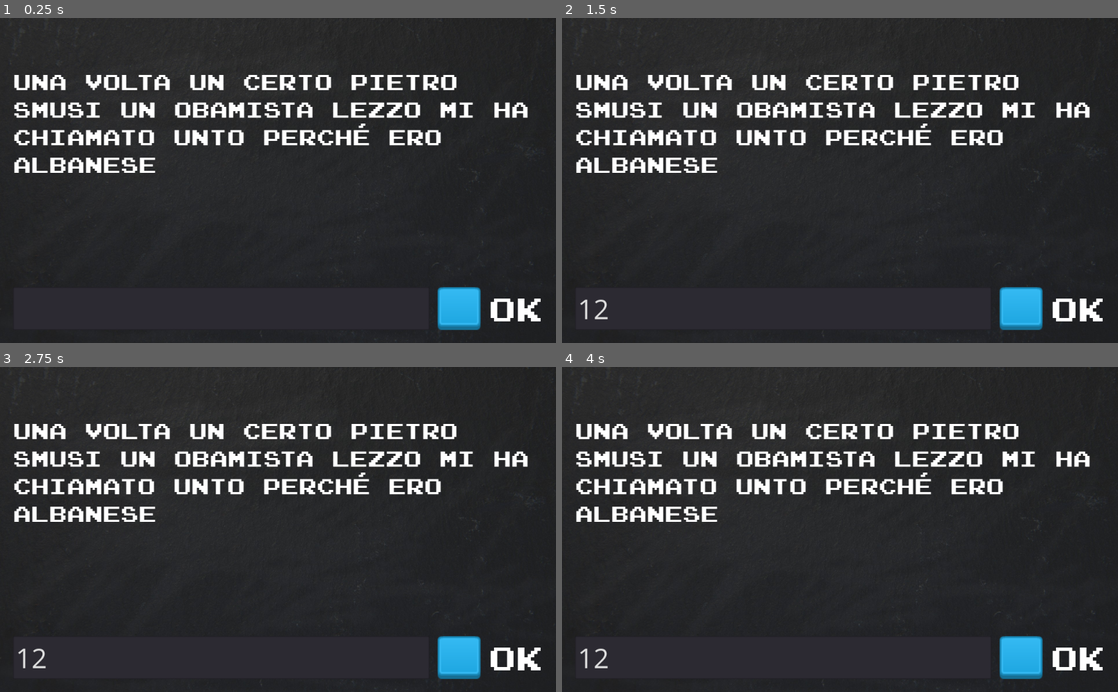
Above: before the commit, frames 1-4 (two rows, left to right).
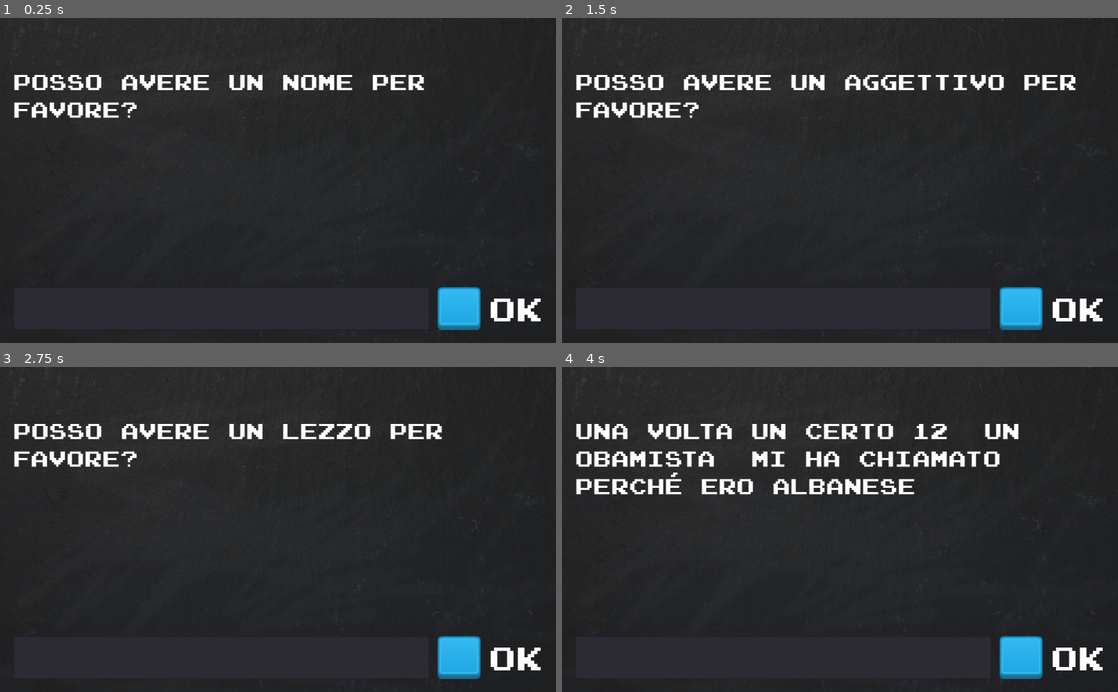
Above: after the commit, the same moments.

Repository: TheXanada96/TutorialGodottaro
Game: Godot game, scene res://Avventura Testuale/Il MHANZ Definito.tscn
Same seed, same stepped clock (60 frames per second), same inputs: the game is played once before the commit and once after it.
Inputs (mouse positions are in pixels of both pictures, inside the frame that each line leads up to):
- Up to frame 1 (0.25 s): no input
- Up to frame 2 (1.5 s): click (784, 307) at 0.52 s; type "12" at 0.6 s; click (1023, 307) at 1.25 s
- Up to frame 3 (2.75 s): click (461, 656) at 2 s
- Up to frame 4 (4 s): click (1023, 656) at 2.75 s; tap Enter at 3.5 s

The runs differ from the first frame. In frame 1, 7.1% of the frame differs, in the area x 2-95%, y 17-48%; in frame 2, 7.5%, in the area x 2-95%, y 17-93%; in frame 3, 7.2%; in frame 4, 5.6%.

Commit message:
obamate

Diff:
--- a/Avventura Testuale/Il MHANZ Definito.gd
+++ b/Avventura Testuale/Il MHANZ Definito.gd
@@ -1,15 +1,18 @@
 extends Control
 
 var player_words = []
-var prompts = ["Pietro", "Smusi", "lezzo", "unto"]
+var prompts = ["nome", "aggettivo", "lezzo", "unto"]
 var story = "Una volta un certo %s %s un obamista %s mi ha chiamato %s perché ero albanese"
 var albanian = story % prompts
+
+
+
 
 onready var PlayerText = $VBoxContainer/HBoxContainer/LineEdit
 onready var DisplayText = $VBoxContainer/DisplayText
 
 func _ready():
-	DisplayText.text = albanian
+	check_player_words_lenght()
 
 
 func _on_LineEdit_text_entered(new_text):
@@ -36,12 +39,24 @@
 
 func add_to_player_words():
 	player_words.append(PlayerText.text)
+	PlayerText.clear()
+	check_player_words_lenght()
 
 func is_story_done():
 	return player_words.size() == prompts.size()
 
 func check_player_words_lenght():
 	if is_story_done():
+		tell_story()
 		pass
-	if !is_story_done():
-		pass
+	else:
+		prompt_player()
+
+
+func tell_story():
+	DisplayText.text = story % player_words
+	pass
+
+func prompt_player():
+	DisplayText.text = "Posso avere un " + prompts[player_words.size()] + " per favore?"
+	pass
--- a/Avventura Testuale/Il MHANZ Definito.tscn
+++ b/Avventura Testuale/Il MHANZ Definito.tscn
@@ -1,9 +1,8 @@
-[gd_scene load_steps=10 format=2]
+[gd_scene load_steps=9 format=2]
 
 [ext_resource path="res://Avventura Testuale/gfx/joystix monospace.otf" type="DynamicFontData" id=1]
 [ext_resource path="res://Avventura Testuale/gfx/blackboard.jpg" type="Texture" id=2]
 [ext_resource path="res://Avventura Testuale/Il MHANZ Definito.gd" type="Script" id=3]
-[ext_resource path="res://Avventura Testuale/gfx/open-sans.regular.ttf" type="DynamicFontData" id=4]
 [ext_resource path="res://Avventura Testuale/gfx/blue_button11.png" type="Texture" id=5]
 [ext_resource path="res://Avventura Testuale/gfx/blue_button12.png" type="Texture" id=6]
 
@@ -13,7 +12,7 @@
 
 [sub_resource type="DynamicFont" id=2]
 size = 50
-font_data = ExtResource( 4 )
+font_data = ExtResource( 1 )
 
 [sub_resource type="DynamicFont" id=3]
 size = 60
